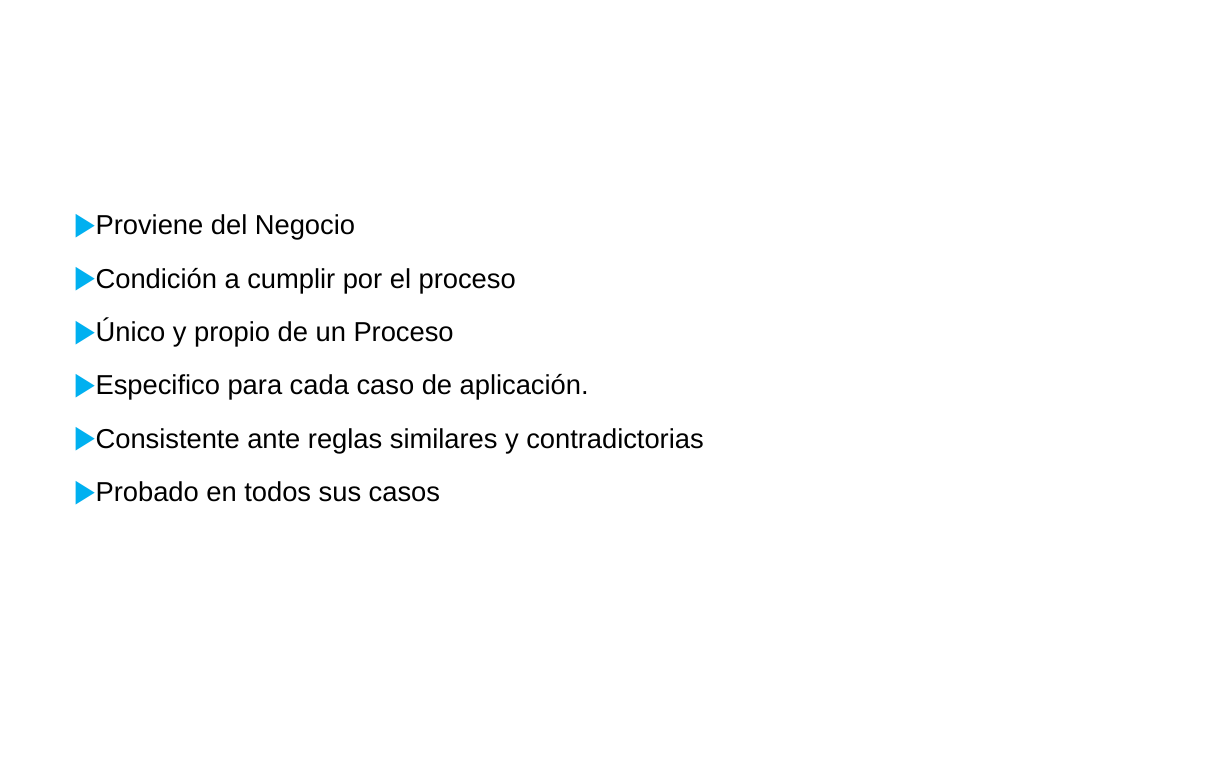
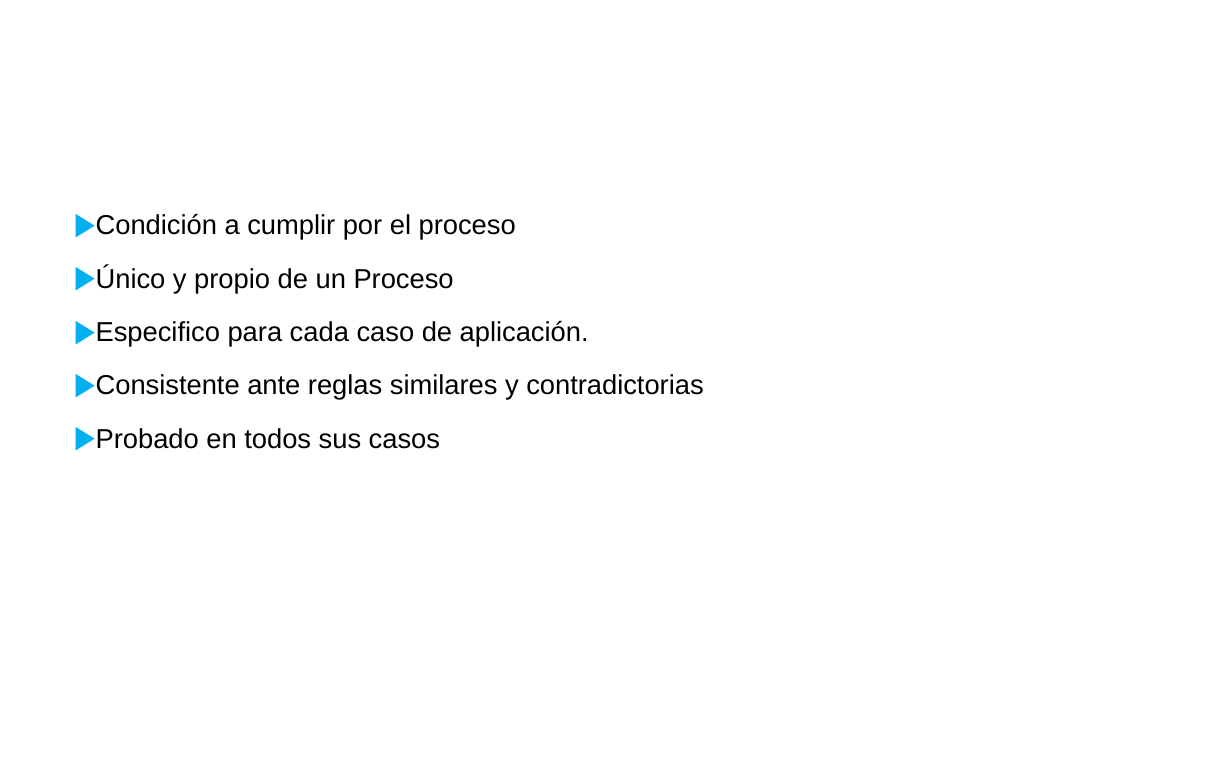
Before and after one commit to juanmcortezr/cosas, a slide deck: slide 14 of InsiDesarrolloSistemas2019.pptx (slide 13 before the commit). Drawn at 1232x770 pixels with LibreOffice and Linux fonts; fonts in the diff are those of the drawing; background and template pictures are left out. Boxes give left, top, right and bottom in pixels: in the first picture for what was removed or moved away, otherwise in the second. Text is boxed around its words. In the diff, an @@ line names an element or a change of style, - is before the commit and + after.

```diff
--- a/InsiDesarrolloSistemas2019.pptx
+++ b/InsiDesarrolloSistemas2019.pptx
@@ text at (96,214,355,240): paragraph removed @@
-▶ Proviene del Negocio
```
Also in this commit, not shown: 2 other slides changed, 4 slides added.
